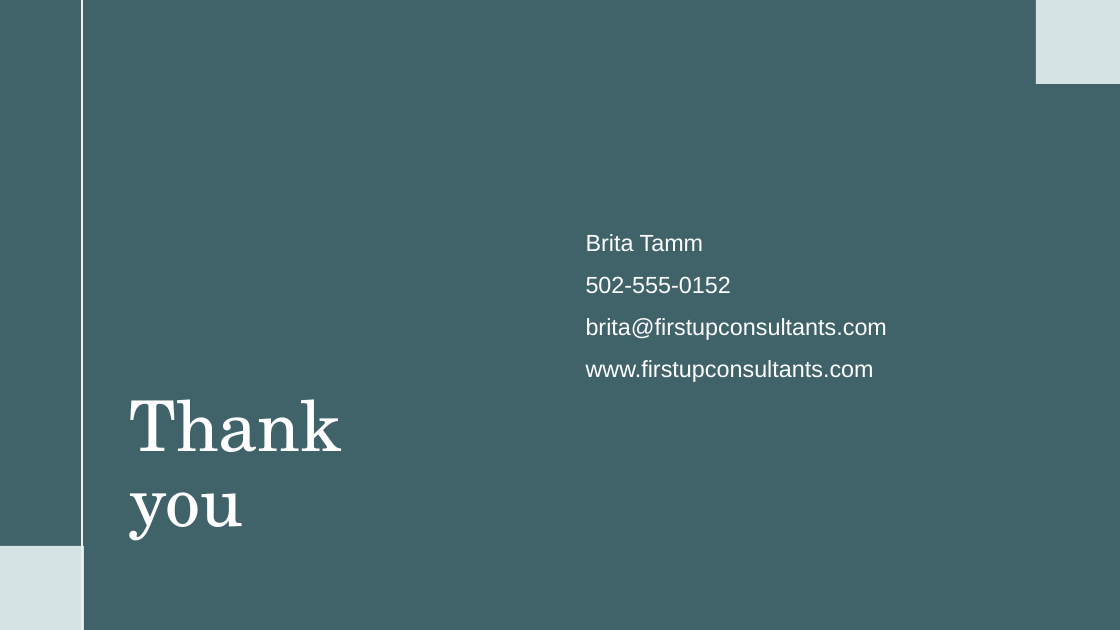
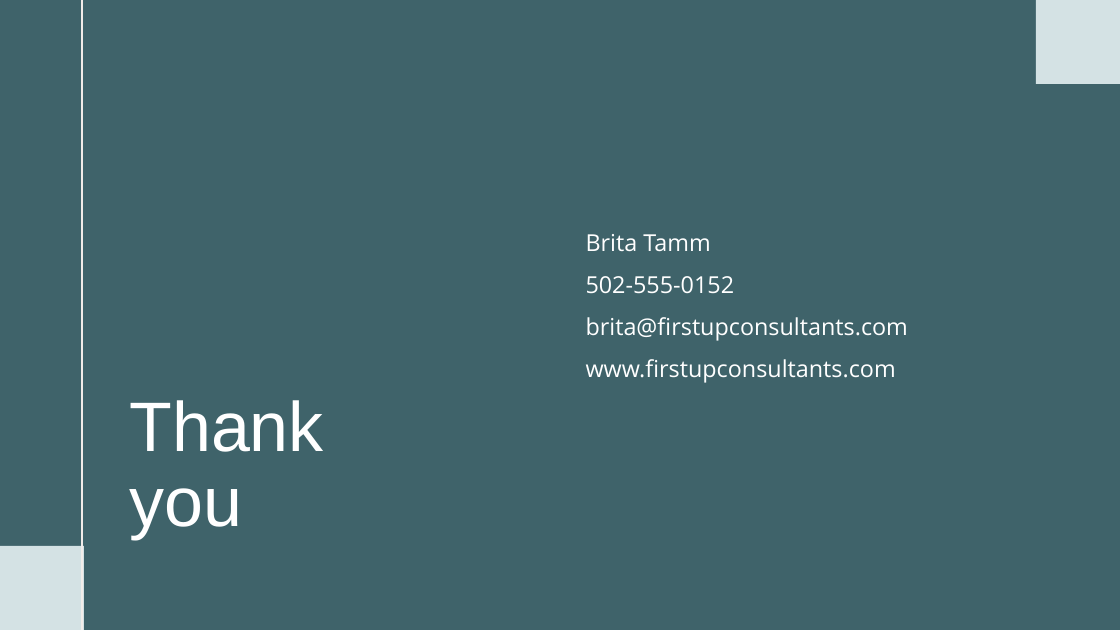
Before and after one commit to sub0101/muku, a slide deck: slide 18 of Presentation 3.pptx (slide 15 before the commit). Drawn at 1120x630 pixels with LibreOffice and Linux fonts; fonts in the diff are those of the drawing. Boxes give left, top, right and bottom in pixels: in the first picture for what was removed or moved away, otherwise in the second. Text is boxed around its words. In the diff, an @@ line names an element or a change of style, - is before the commit and + after.

```diff
--- a/Presentation 3.pptx
+++ b/Presentation 3.pptx
@@ background #40636A to #3F636A @@
@@ title "Thank you" at bbox=[129, 400, 323, 539]: font TeX Gyre Schola to Arial @@
@@ text "Brita Tamm" at bbox=[586, 234, 908, 383]: font Arial to Open Sans; less space between paragraphs @@
```
Also in this commit, not shown: 10 other slides changed, 7 slides added, 4 slides removed.
